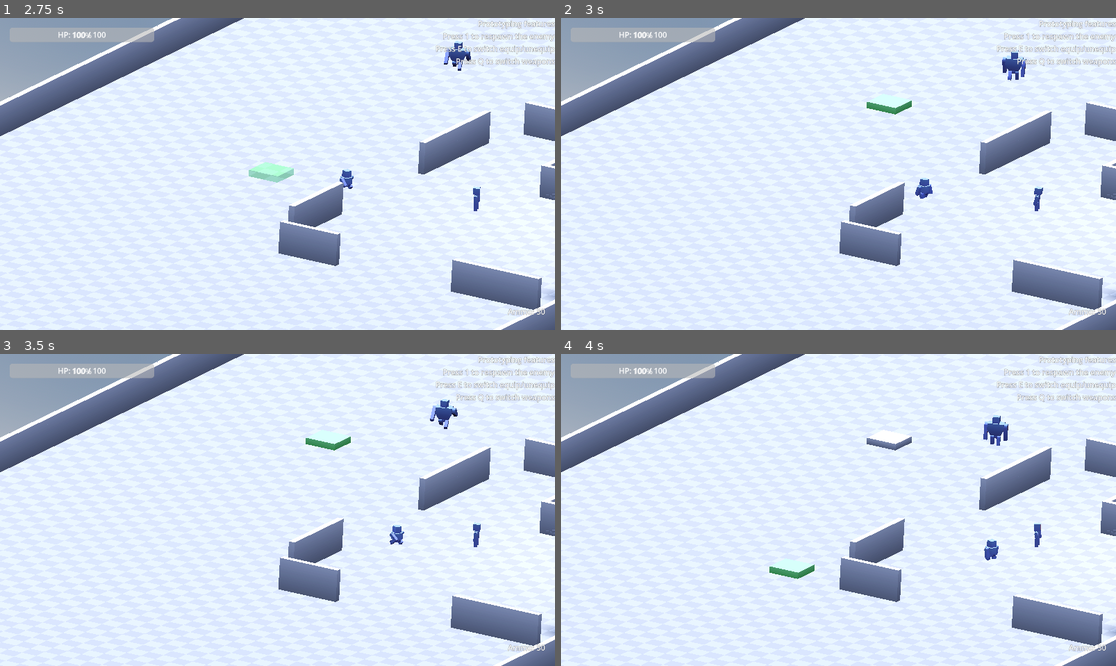
Above: before the commit, frames 1-4 (two rows, left to right).
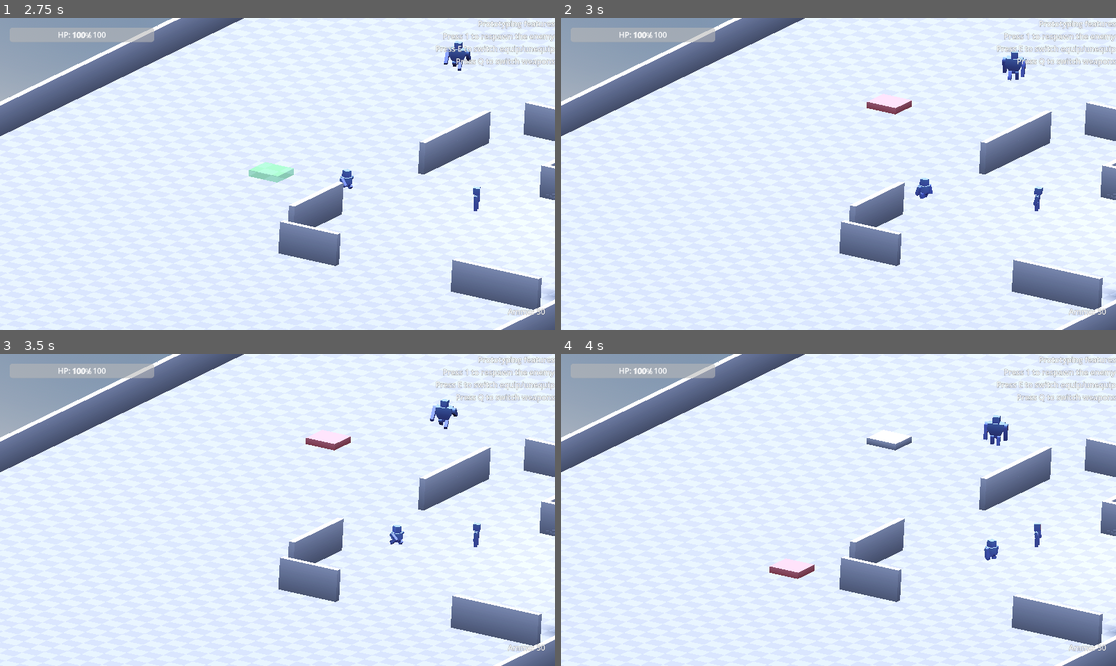
Above: after the commit, the same moments.

Repository: galih9/3d-semi-isometric-test
Game: Godot game, scene res://Scenes/MainMenu.tscn
The game is run twice, just before and just after one commit, with the same random seed, the same clock (stepped at 60 frames per second) and the same inputs.
Inputs (mouse positions are in pixels of both pictures, inside the frame that each line leads up to):
- Up to frame 1 (2.75 s): click "PLAY" at 0.5 s; tap E (action) at 1.25 s; move the mouse to (305, 174) at 1.27 s; hold E (action) 1.28-2.03 s; hold W (move_forward) from 1.28 s (still down); click (305, 174) at 1.42 s; tap Space (jump) at 1.52, 2.27 s; move the mouse to (249, 174) at 2.02 s; tap B (build_mode) at 2.1 s
- Up to frame 2 (3 s): tap E (action) at 2.75 s; move the mouse to (894, 105) at 2.77 s; release W (move_forward) at 2.78 s; press the mouse at (894, 105) at 2.78 s; hold D (move_right) from 2.78 s (still down)
- Up to frame 3 (3.5 s): keep holding D (move_right)
- Up to frame 4 (4 s): tap E (action) at 3.5 s; move the mouse to (810, 572) at 3.52 s; release D (move_right) at 3.53 s; release the mouse at (810, 572) at 3.53 s; hold W (move_forward) from 3.53 s (still down); tap Q (quick_switch) at 3.6 s; click (810, 572) at 3.67 s; tap Space (jump) at 3.77 s

Frame 1 is identical in both runs. In frame 2, 0.4% of the frame differs, in the area x 55-64%, y 24-31%; in frame 3, 0.4%; in frame 4, 0.4%, in the area x 37-46%, y 65-73%.

Commit message:
improve validity

Diff:
--- a/Scripts/building_manager.gd
+++ b/Scripts/building_manager.gd
@@ -12,6 +12,15 @@
 var current_ghost: Node3D = null
 var current_scene_to_build: PackedScene = null
 var active_build_mode: bool = false
+
+# Grid Data System
+# Stores occupied positions. Key: Vector3i (grid coord), Value: Node (or true)
+var occupied_cells: Dictionary = {}
+const GRID_PRECISION: float = 2.0 # Multiplier to convert 0.5 steps to integers.
+# Floor (0,0,0) -> 0,0,0. Wall (0.5, 0, 0) -> 1,0,0. (If we use *2)
+# Grid Size is 1.0. Wall offsets are 0.5.
+# Keys will be Vector3i( round(pos.x * 2), round(pos.y * 2), round(pos.z * 2) )
+
 
 # Raycasting
 const RAY_LENGTH = 1000.0
@@ -30,6 +39,9 @@
 
 	# Initial Setup
 	current_scene_to_build = floor_scene
+
+	# Initialize Grid
+	call_deferred("_scan_existing_placements")
 
 func _process(_delta: float) -> void:
 	# Check if we should be active
@@ -149,7 +161,7 @@
 				# Occupancy Check
 				# If we are building a WALL, we only care if another WALL is there. Floors don't matter.
 				var building_a_wall = (current_scene_to_build == wall_scene)
-				var is_occupied = _is_position_occupied(best_marker.global_position, hit_collider, building_a_wall)
+				var is_occupied = _is_position_occupied(snapped_transform, hit_collider, building_a_wall)
 
 				if is_occupied:
 					print("Debug: Snap found but OCCUPIED (Red)")
@@ -171,7 +183,7 @@
 			snapped_transform.origin = Vector3(snapped_x, snapped_y, snapped_z)
 			_found_snap = true
 
-			if not _is_position_occupied(snapped_transform.origin):
+			if not _is_position_occupied(snapped_transform, hit_collider):
 				is_valid_placement = true
 			else:
 				is_valid_placement = false
@@ -207,7 +219,8 @@
 			_found_snap = true
 
 			# Check occupancy (Pass hit_collider to ignore the ground)
-			if not _is_position_occupied(snapped_transform.origin, hit_collider, true):
+			print("Debug: Calling occupancy check for Wall Grid Snap. Ignore: ", hit_collider.name if hit_collider else "NULL")
+			if not _is_position_occupied(snapped_transform, hit_collider, true):
 				is_valid_placement = true
 			else:
 				is_valid_placement = false
@@ -255,7 +268,7 @@
 			var is_valid = false
 			if current_scene_to_build == floor_scene:
 				# Floor can be placed on grid if not occupied by another floor
-				if not _is_position_occupied(current_ghost.global_position, null, false):
+				if not _is_position_occupied(Transform3D(Basis(), current_ghost.global_position), null, false):
 					is_valid = true
 
 			# Walls cannot be placed on grid fallback
@@ -299,16 +312,115 @@
 	for child in node.get_children():
 		_find_collision_objects(child, results)
 
-func _is_position_occupied(pos: Vector3, ignored_collider: Object = null, checking_for_wall: bool = false) -> bool:
+func _is_position_occupied(ghost_transform: Transform3D, ignored_collider: Object = null, checking_for_wall: bool = false) -> bool:
 	var space_state = get_world_3d().direct_space_state
-	# Sphere check with small radius to see if a structure is already there
 	var params = PhysicsShapeQueryParameters3D.new()
-	var shape = SphereShape3D.new()
-	shape.radius = 0.25 # slightly larger for fuzzy match
-	params.shape = shape
-	params.transform = Transform3D(Basis(), pos)
-	params.collision_mask = 1 # Match construction layer
-
+
+	# Default to Sphere if no ghost (fallback)
+	if not current_ghost:
+		var shape = SphereShape3D.new()
+		shape.radius = 0.25
+		params.shape = shape
+		params.transform = ghost_transform
+		return _check_params_occupancy(space_state, params, ignored_collider, checking_for_wall)
+
+	var is_occupied = false
+	var shapes_found = []
+
+	# We search children so offsets are relative to Ghost Root (Identity)
+	for child in current_ghost.get_children():
+		_find_collision_shapes_recursive(child, shapes_found, Transform3D())
+
+	if shapes_found.size() > 0:
+		print("Debug: Validating Ghost with ", shapes_found.size(), " shapes.")
+		for item in shapes_found:
+			var shape = item["shape"]
+			var local_transform = item["transform"]
+
+			# HANDLE CONCAVE SHAPES (Not supported in intersect_shape)
+			if shape is ConcavePolygonShape3D:
+				# Converting Concave to Box (AABB) for validation
+				var faces = shape.get_faces()
+				if faces.size() > 0:
+					var min_vec = faces[0]
+					var max_vec = faces[0]
+					for vertex in faces:
+						min_vec = min_vec.min(vertex)
+						max_vec = max_vec.max(vertex)
+
+					var size = max_vec - min_vec
+					var center = (min_vec + max_vec) / 2.0
+
+					var box = BoxShape3D.new()
+					box.size = size
+
+					params.shape = box
+					# Adjust transform to include AABB center offset
+					params.transform = ghost_transform * local_transform * Transform3D(Basis(), center)
+				else:
+					# Empty concave shape? Skip or fallback.
+					print("Debug: Warning - Empty Concave Shape found. Skipping.")
+					continue
+			else:
+			# Use original Convex or Primitive shape
+				params.shape = shape
+				params.transform = ghost_transform * local_transform
+
+			# SHRINK SHAPE SLIGHTLY (Optional now that we use Grid Data, but good for Physics check)
+			params.transform.basis = params.transform.basis.scaled(Vector3(0.95, 0.95, 0.95))
+
+			if _check_params_occupancy(space_state, params, ignored_collider, checking_for_wall):
+				is_occupied = true
+				break
+
+	else:
+		# Fallback if ghost has no collision shape helper
+		print("Debug: Warning - No CollisionShapes found in Ghost. using Fallback Sphere.")
+		var shape = SphereShape3D.new()
+		shape.radius = 0.25
+		params.shape = shape
+		params.transform = ghost_transform
+		return _check_params_occupancy(space_state, params, ignored_collider, checking_for_wall)
+
+	return is_occupied
+
+# Helper to get unique grid key from world position
+func _get_cell_key(pos: Vector3) -> Vector3i:
+	# Grid Logic: 1.0 units. Walls at 0.5 offsets.
+	# We multiply by 2 to distinguish 0.0 and 0.5
+	return Vector3i(round(pos.x * 2.0), round(pos.y * 2.0), round(pos.z * 2.0))
+
+func _scan_existing_placements() -> void:
+	occupied_cells.clear()
+	# Scan parent for existing construction items
+	# This is a best-effort scan for pre-placed items
+	var parent_node = get_parent()
+	if not parent_node: return
+
+	for child in parent_node.get_children():
+		# identifying construction items by script or group could be better,
+		# for now, let's assume if it has 'set_state' it's one of ours.
+		if child.has_method("set_state") and child != current_ghost:
+			var key = _get_cell_key(child.global_position)
+			occupied_cells[key] = child
+			print("Debug: Registered existing item at ", key)
+
+func _check_params_occupancy(space_state, params, ignored_collider, checking_for_wall) -> bool:
+	# First: Check Grid Data (Logic Check)
+	# We calculate the key for the position we are testing.
+	# params.transform.origin gives the world position of the shape center.
+	# For Walls, the shape center is the wall center.
+	# Note: This checks the specific shape center.
+	# The ghost root might be at (0,0), but a child shape might be at (0.5, 0).
+	# This is actually GOOD for multi-part objects!
+	var key = _get_cell_key(params.transform.origin)
+	if occupied_cells.has(key):
+		var occupier = occupied_cells[key]
+		if occupier != ignored_collider:
+			print("Debug: Validated by Grid Data! Blocked by ", occupier.name, " at ", key)
+			return true
+
+	# Second: Physics Check (Terrain/Obstacles)
 	if ignored_collider and ignored_collider is CollisionObject3D:
 		params.exclude = [ignored_collider.get_rid()]
 
@@ -316,26 +428,50 @@
 
 	for hit in intersections:
 		var collider = hit.collider
+		if collider == ignored_collider: continue
+
 		var root = _get_construction_root(collider)
-
 		if root:
-			var root_path = root.scene_file_path.to_lower() if root.scene_file_path else ""
-			if checking_for_wall:
-				# Use scene file path for more robust check
-				if "wall" in root_path:
-					print("Debug: Blocked by WALL: ", root.name)
-					return true # Blocked by another Wall
-			else:
-				if "floor" in root_path:
-					return true # Blocked by another Floor
+			# If we hit a Construction Item, we generally rely on Grid Data.
+			# BUT: If the item was NOT in occupied_cells (e.g. slight misalignment or unregistered),
+			# we might want to respect physics.
+			# However, user says physics causes issues with neighbors.
+			# So we explicitly IGNORE ConstructionItems in Physics check if we trust Grid Data.
+			# Let's trust Grid Data for "Construction vs Construction".
+			continue
+		else:
+			# Hit Terrain/Rocks/Statics
+			print("Debug: Blocked by STATIC OBSTACLE: ", collider.name)
+			return true
+
 	return false
+
+func _find_collision_shapes_recursive(node: Node, results: Array, parent_accumulated_transform: Transform3D = Transform3D()) -> void:
+	var current_transform = parent_accumulated_transform
+	if node is Node3D:
+		current_transform = parent_accumulated_transform * node.transform
+
+	if node is CollisionShape3D:
+		results.append({
+			"shape": node.shape,
+			"transform": current_transform
+		})
+
+	for child in node.get_children():
+		_find_collision_shapes_recursive(child, results, current_transform)
+
 
 func _place_object() -> void:
 	if current_ghost.has_meta("is_valid") and not current_ghost.get_meta("is_valid"):
 		return # Block placement if invalid
 
 	var new_obj = current_scene_to_build.instantiate()
-	get_parent().add_child(new_obj) # Add to main scene root preferably
+	get_parent().add_child(new_obj)
 	new_obj.global_transform = current_ghost.global_transform
 	if new_obj.has_method("set_state"):
 		new_obj.set_state(ConstructionItemScript.State.PLACED)
+
+	# Register to Grid Data
+	var key = _get_cell_key(new_obj.global_position)
+	occupied_cells[key] = new_obj
+	print("Debug: Placed and Registered at ", key)
